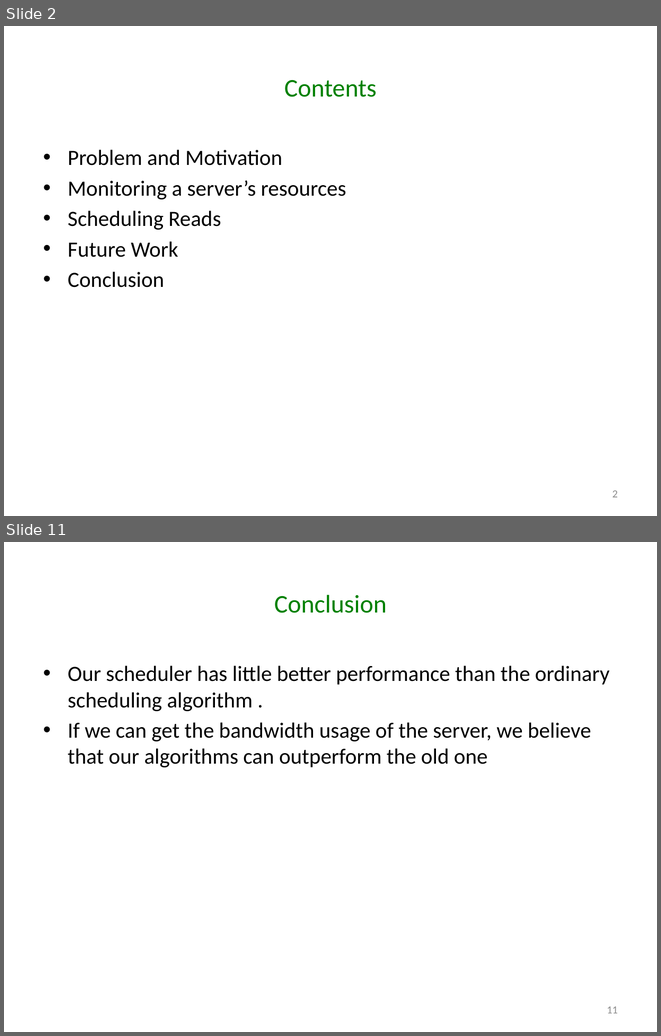
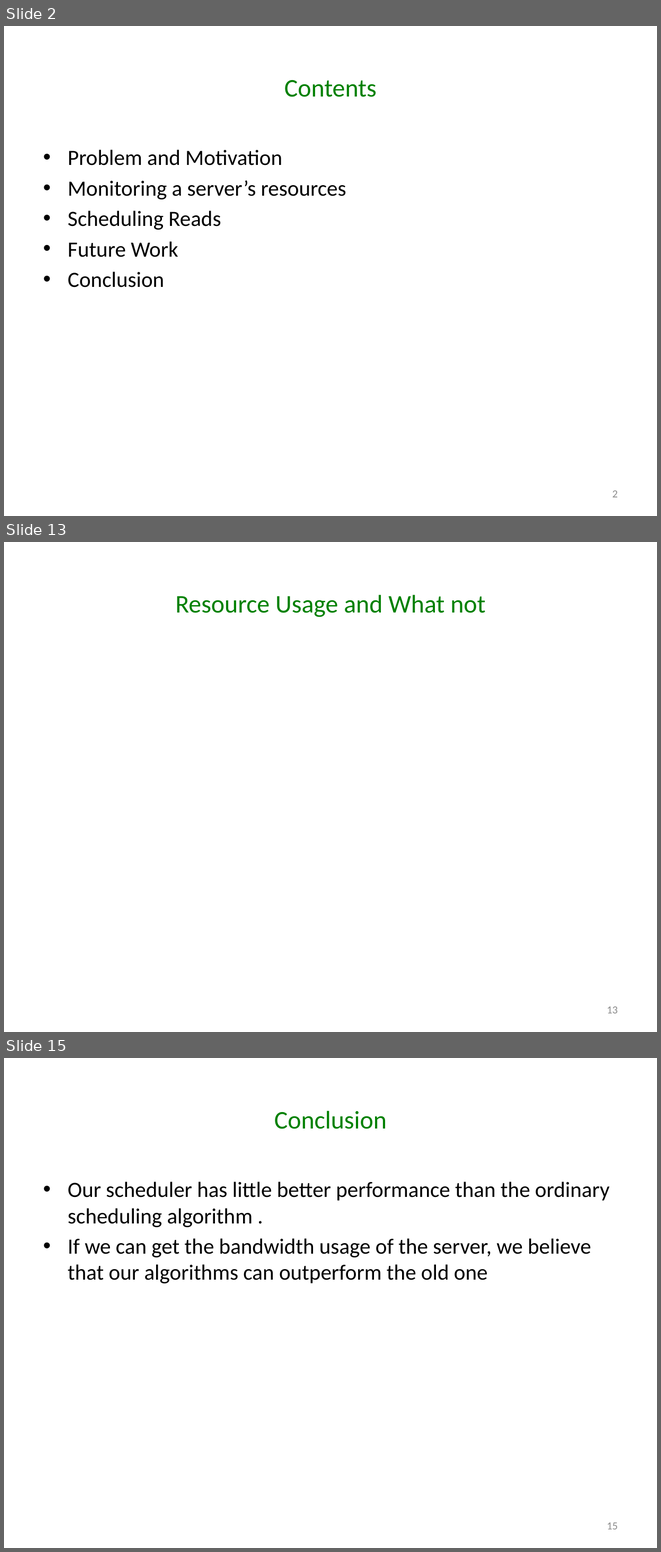
Before and after one commit to godares79/CS848-Project, a slide deck: PresentationSlides/Presentation.pptx. Shown one above the other, each under a label of ours: slides 2 and 11 before the commit, slides 2, 13 and 15 after it; the slides between them are not shown. The pictures are 661x1036 and 661x1552 pixels, drawn with LibreOffice and Linux fonts; fonts in the diff are those of the drawing. Boxes give left, top, right and bottom in pixels: in the first picture for what was removed or moved away, otherwise in the second. Text is boxed around its words. In the diff, an @@ line names an element or a change of style, - is before the commit and + after.

```diff
--- a/PresentationSlides/Presentation.pptx
+++ b/PresentationSlides/Presentation.pptx
@@ slide 13 added at [4,542,657,1032], background #FFFFFF @@
@@ title added at [175,594,485,617], 28 pt, text #008000 @@
+Resource Usage and What not
@@ page number added at [607,1006,618,1013], 12 pt, text #8C8C8C @@
+13
@@ what was slide 11 is now slide 15 @@
@@ page number at [607,1522,618,1529]: text changed @@
-11
+15
```
Also in this commit, not shown: 8 slides changed, 5 other slides added, 2 slides removed, 1 other file.
